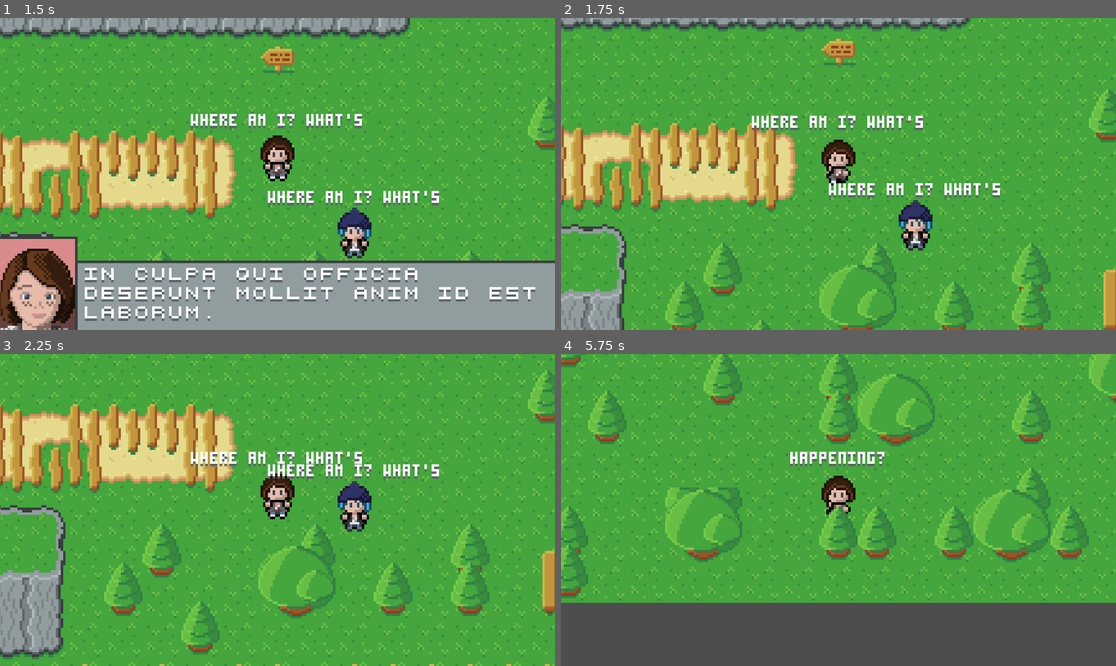
Above: before the commit, frames 1-4 (two rows, left to right).
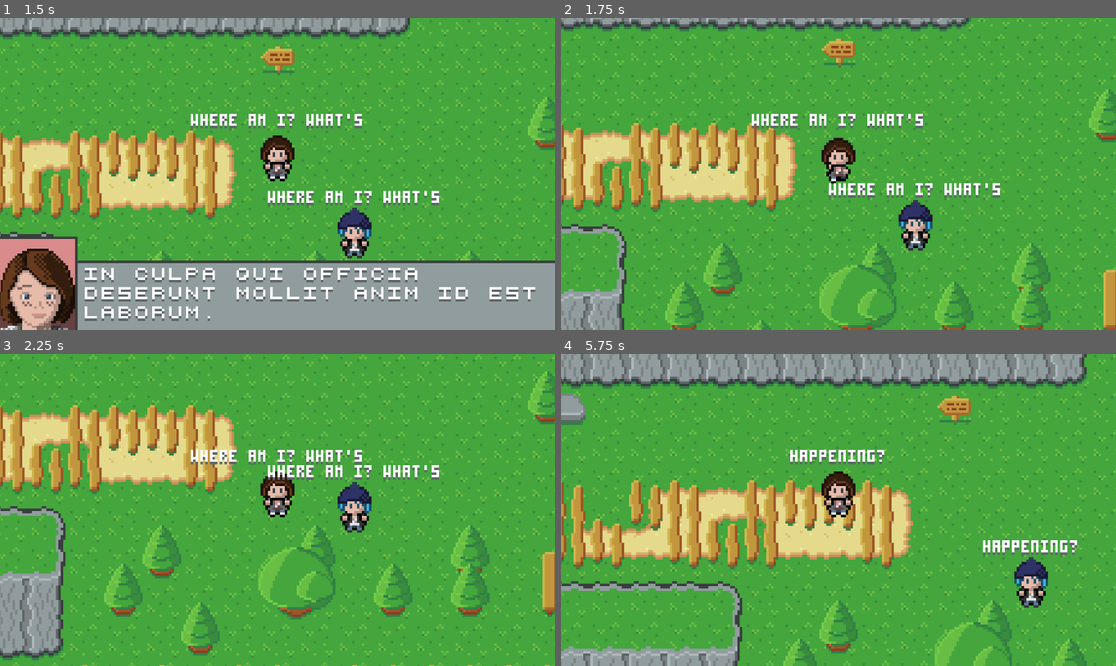
Above: after the commit, the same moments.

Repository: minkezhang/lis
Game: Godot game, scene res://scenes/level/level.tscn
The game is run twice, just before and just after one commit, with the same random seed, the same clock (stepped at 60 frames per second) and the same inputs. The project has no main scene, so this scene is started directly.
Inputs:
- Up to frame 1 (1.5 s): tap Enter (ui_accept) at 0.5, 0.77, 1.25 s; hold Right (ui_right) 0.53-1.28 s; hold Down (ui_down) from 1.28 s (still down)
- Up to frame 2 (1.75 s): keep holding Down (ui_down); tap Enter (ui_accept) at 1.52 s
- Up to frame 3 (2.25 s): release Down (ui_down) at 2.03 s; hold Right (ui_right) from 2.03 s (still down)
- Up to frame 4 (5.75 s): release Right (ui_right) at 2.78 s; hold Up (ui_up) 2.78-3.53 s; tap Enter (ui_accept) at 3.02, 3.77, 4.52 s; hold Left (ui_left) 3.53-5.03 s; hold Down (ui_down) from 5.03 s (still down)

Frame 1 is identical in both runs. In frame 2, 0.9% of the frame differs, in the area x 34-66%, y 30-54%; in frame 3, 7.3%; in frame 4, 57%, in the area x 0-100%, y 0-100%.

Commit message:
Fix camera jitter

Diff:
--- a/scenes/character/character.gd
+++ b/scenes/character/character.gd
@@ -44,17 +44,29 @@
 
 	_p.set_state(_libpose.Pose.WALK, o)
 	_tween = get_tree().create_tween()
+
+	# The global camera node follows Max (a subclass of this Character class) and
+	# therefore also is subjected to Tween interpolation behavior.
+	#
+	# If the camera is synced to Max via
+	#   1. _process,
+	#   2. _physics_process, or
+	#   3. added as a child of the Max node,
+	# the camera is subjected to jitter due to some interaction between a desync
+	# of setting the positions.
+	#
+	# Potentially related issues:
+	#   * https://github.com/godotengine/godot/issues/74203
+	#   * https://github.com/godotengine/godot/issues/71074
+	#   * https://www.reddit.com/r/godot/comments/108g2l0/
+	#   * https://www.reddit.com/r/godot/comments/tu4wl7/
+	_tween.set_process_mode(Tween.TWEEN_PROCESS_PHYSICS)
+
 	_tween.tween_property(
 		self,
 		'position',
 		_gp.to_world(target),
 		duration,
-	)
-	_tween.tween_property(
-		self,
-		'position',
-		_gp.to_world(source + Vector2i(_libgeo.ORIENTATION_RAY[o]) * 10),
-		duration * 10,
 	)
 	if is_valid:
 		_tween.tween_callback(func(): SignalBus.target_reached.emit(self, target))
@@ -71,10 +83,8 @@
 	# smoother animation for continuous movement in one direction.
 	if not r.success:
 		_p.set_state(_libpose.Pose.IDLE)
-		print("set idle")
 	elif _p.get_state().pose == _libpose.Pose.IDLE and _p.get_state().orientation != r.orientation:
 		_p.set_state(_libpose.Pose.IDLE, r.orientation)
-		print("set idle in direction")
 	else:
 		# Allow user to face a direction before moving.
 		_p.set_state(_libpose.Pose.WALK, r.orientation)
--- a/scenes/character/max/max.tscn
+++ b/scenes/character/max/max.tscn
@@ -12,4 +12,3 @@
 
 [node name="Poses" parent="." instance=ExtResource("2_uc811")]
 position = Vector2(0, -12)
-animation = &"walk_west"
--- a/scenes/level/level.gd
+++ b/scenes/level/level.gd
@@ -22,7 +22,6 @@
 	$Map/Characters/Chloe/Dialog.set_dialog(_libscript.SCRIPT['0'])
 	$Map/Characters/Max/Dialog.set_dialog(_libscript.SCRIPT['0'])
 
-
 func _process(_delta):
 	$Camera.global_position = $Map/Characters/Max.global_position
 	$Dialog.position = $Camera.position
